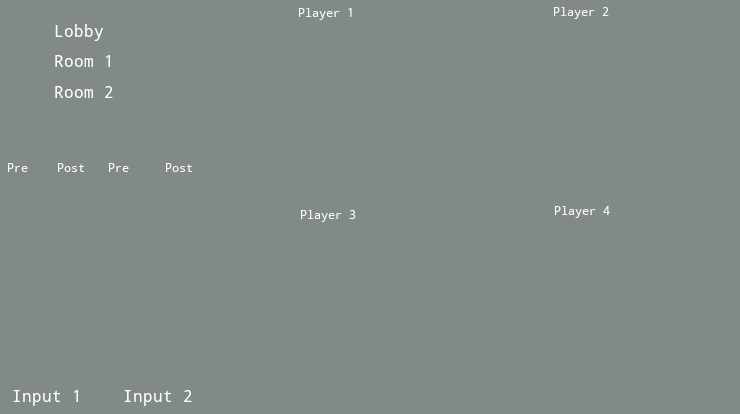
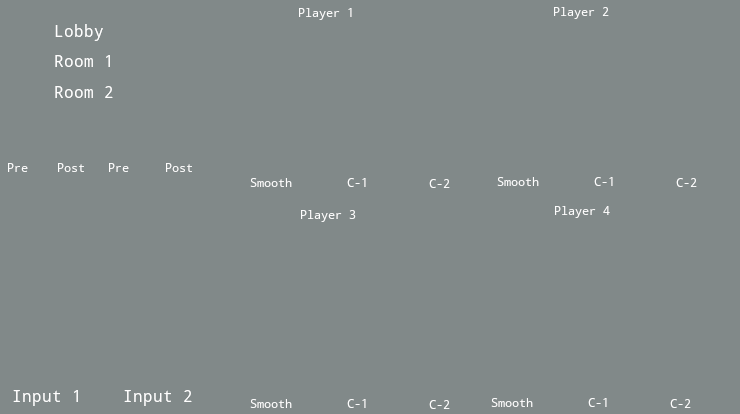
Revision of a layered 740px x 414px image; what changed, layer by layer:
added layer "Pasted Layer" above "Background" over box(250, 399, 450, 409)
painted on "Background" over box(250, 177, 697, 408)
